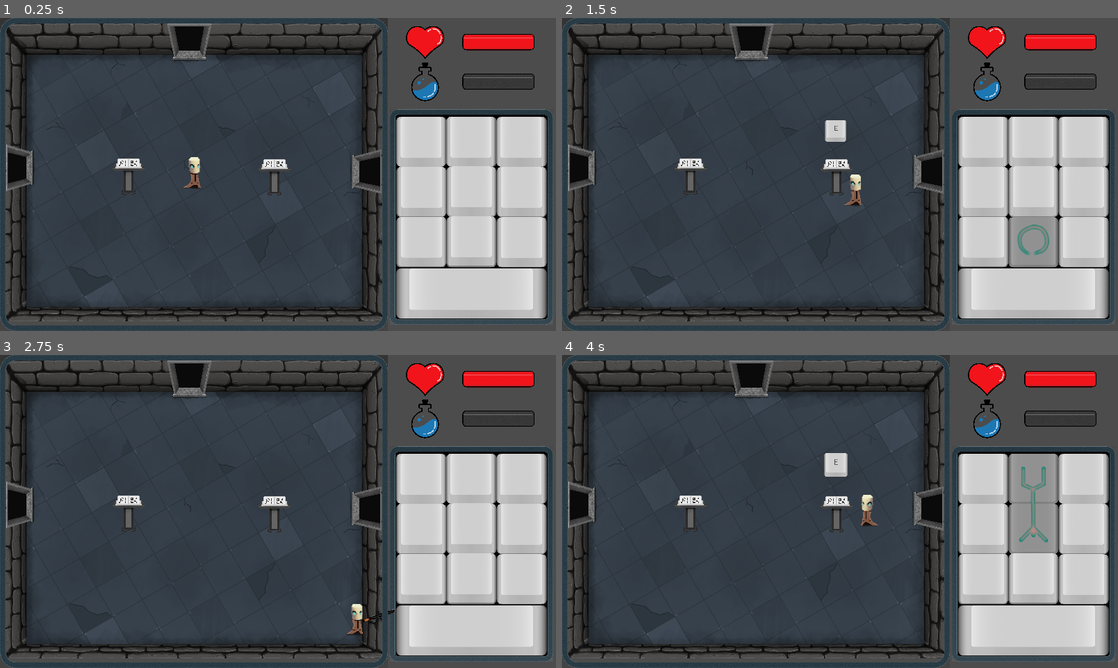
Above: before the commit, frames 1-4 (two rows, left to right).
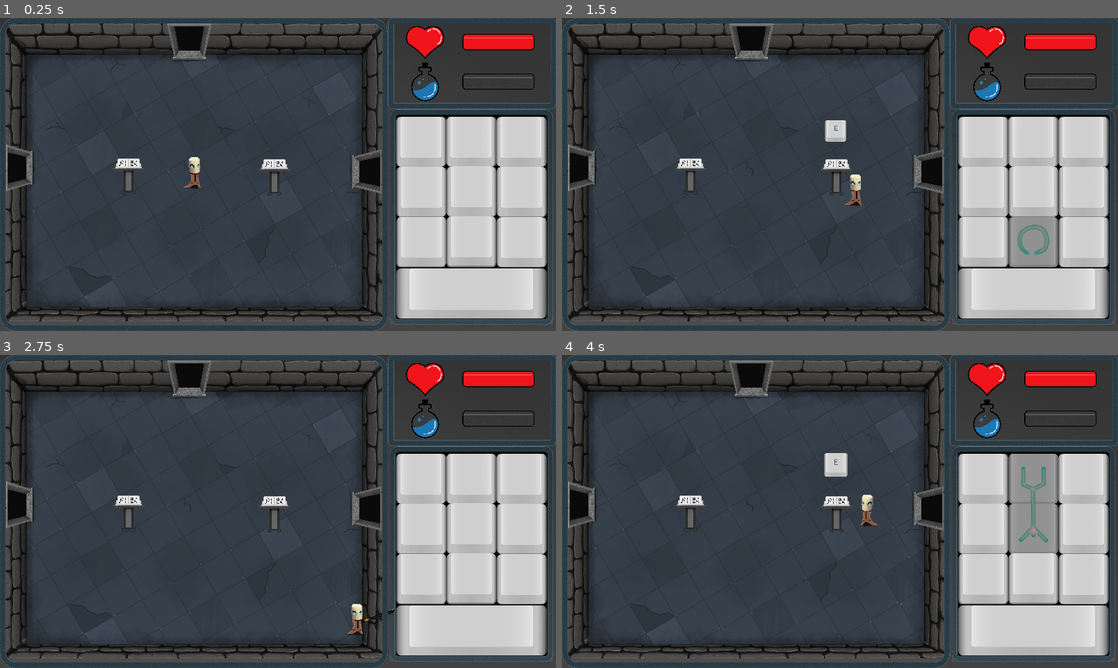
Above: after the commit, the same moments.

Repository: m-at-FNSPE/fitgamejam-team10
Game: Godot game, scene res://Main.tscn
Two runs of this game, one before a commit and one after it. Both use one fixed random seed, a clock stepped at 60 frames per second and the inputs below.
Inputs:
- Up to frame 1 (0.25 s): no input
- Up to frame 2 (1.5 s): tap Enter at 0.5 s; hold D (movement_right) 0.53-1.28 s; tap E (interact) at 0.6 s; hold S (movement_down) from 1.28 s (still down); tap M (rune_bottom_mid) at 1.35 s
- Up to frame 3 (2.75 s): release S (movement_down) at 2.03 s; hold D (movement_right) from 2.03 s (still down); tap Space (rune_confirm) at 2.1 s
- Up to frame 4 (4 s): release D (movement_right) at 2.78 s; hold W (movement_up) 2.78-3.53 s; tap J (rune_mid_mid) at 2.85 s; hold A (movement_left) from 3.53 s (still down); tap U (rune_top_mid) at 3.6 s

The runs differ from the first frame. In frame 1, 1.5% of the frame differs, in the area x 69-100%, y 0-30%; in frame 2, 1.5%; in frame 3, 1.5%; in frame 4, 1.5%.

Commit message:
fixing the missing dependency on background error.

Diff:
--- a/GameScenes/Game.tscn
+++ b/GameScenes/Game.tscn
@@ -10,6 +10,7 @@
 [ext_resource path="res://Assets/UI/ProgressBars/Over.png" type="Texture" id=8]
 [ext_resource path="res://Assets/UI/ProgressBars/ProgressHealth.png" type="Texture" id=9]
 [ext_resource path="res://Assets/UI/ProgressBars/ProgressMana.png" type="Texture" id=10]
+[ext_resource path="res://Assets/UI/Frames/Frame_Everything.png" type="Texture" id=11]
 [ext_resource path="res://Assets/UI/Frames/Frame_Game.png" type="Texture" id=12]
 
 [sub_resource type="VisualShaderNodeInput" id=1]
@@ -79,6 +80,7 @@
 [node name="bg" type="TextureRect" parent="."]
 margin_right = 1920.0
 margin_bottom = 1080.0
+texture = ExtResource( 11 )
 
 [node name="RuneTablet" parent="." instance=ExtResource( 3 )]
 position = Vector2( 8, -18 )
Not shown: 1 places in GameScenes/Game.tscn that only renumber resources
